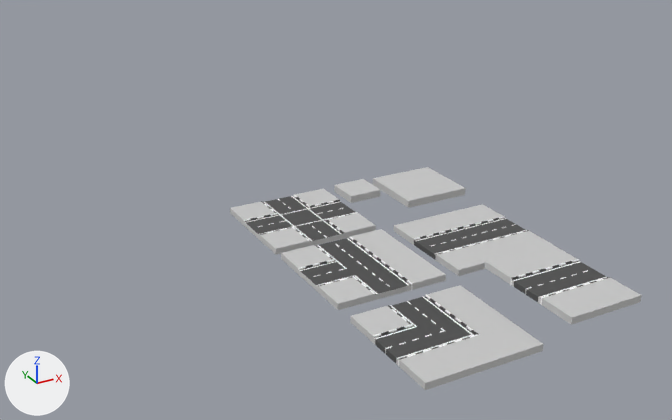
Before and after pictures for a commit that changed the FBX model Trafficking/Assets/ArtAssets/Models/single lane road junction.FBX.
One viewpoint serves both versions: a 50 mm camera at (4.0, -240.0, 75.0) aimed at (107.0, -53.0, -19.0). Every picture has the same lights, and +X, +Y and +Z are marked at lower left. Where no turn or scale is listed for an object, it has been applied to the vertices. Vertices at the same position are counted once.
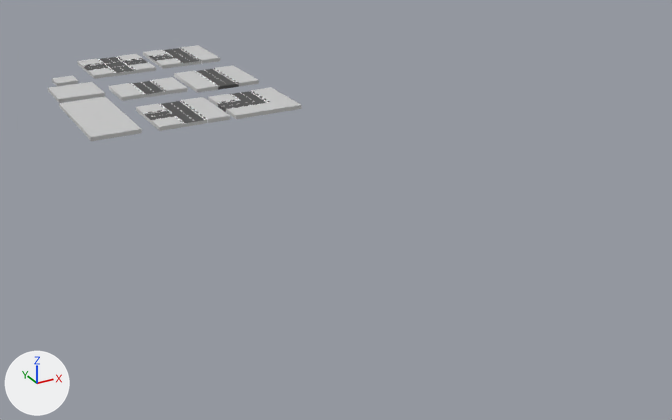
Pixel boxes [x1, y1, x2, y2] of what changed, in the pictures (672 x 420 px):
'Box013', moved
    before: [350, 285, 544, 390]
    after: [208, 87, 302, 119]
'Box166', moved
    before: [281, 229, 446, 310]
    after: [136, 97, 230, 131]
'Box168', mesh turned, moved
    before: [394, 204, 553, 276]
    after: [174, 65, 259, 93]
'Box164', moved
    before: [230, 188, 376, 255]
    after: [77, 54, 156, 79]
'Box169', deleted
    before: [485, 244, 642, 325]
'Box170', moved
    before: [373, 167, 466, 208]
    after: [48, 82, 105, 103]
'Box175', added
    after: [59, 97, 142, 141]
'Box176', added
    after: [143, 45, 220, 69]
'Box173', added
    after: [109, 77, 188, 101]
'Box171', deleted
    before: [334, 179, 380, 203]
'Box174', added
    after: [52, 76, 79, 86]

Patch to the scene script:
```diff
--- a/Trafficking/Assets/ArtAssets/Models/single lane road junction.FBX.py
+++ b/Trafficking/Assets/ArtAssets/Models/single lane road junction.FBX.py
@@ me_mesh_003 @@
 me_mesh_003.from_pydata(...)  # 540 vertices, 1068 faces; spans x -10.5..10.4, y -10.5..10.5, z 0.0..1.2
+# me_mesh_003 part 1: the whole mesh is turned 90 degrees about the z axis through its middle
 me_mesh_003.materials.append(mat_material__114)
@@ ob_box168 @@
 ob_box168 = bpy.data.objects.new('Box168', me_mesh_003)
-ob_box168.location = (101.6, -115.0, 0.0)
+ob_box168.location = (111.9, 37.1, -8.2)
@@ ob_box171 @@
-ob_box171 = bpy.data.objects.new('Box171', me_mesh_006)
@@ ob_box169 @@
-ob_box169 = bpy.data.objects.new('Box169', me_mesh_004)
@@ ob_box164 @@
 ob_box164 = bpy.data.objects.new('Box164', me_mesh_001)
-ob_box164.location = (77.6, -92.3, 0.0)
+ob_box164.location = (88.1, 68.3, -8.2)
@@ ob_box170 @@
 ob_box170 = bpy.data.objects.new('Box170', me_mesh_005)
-ob_box170.location = (106.6, -89.5, 0.0)
+ob_box170.location = (68.1, 43.6, -8.2)
@@ ob_box013 @@
 ob_box013 = bpy.data.objects.new('Box013', me_mesh)
-ob_box013.location = (77.6, -140.6, 0.0)
+ob_box013.location = (111.9, 6.7, -8.2)
@@ ob_box166 @@
 ob_box166 = bpy.data.objects.new('Box166', me_mesh_002)
-ob_box166.location = (77.7, -115.3, 0.0)
+ob_box166.location = (89.4, 7.4, -8.2)
@@ ob_box176 @@
+ob_box176 = bpy.data.objects.new('Box176', me_mesh_008)  # 632 vertices, 1248 faces; spans x -10.5..10.5, y -10.5..10.5, z 0.0..1.2; in mat_material__158 (light grey #cacaca), mat_material__159 (light grey #cacaca), mat_material__160 (light grey #cacaca), mat_material__161 (light grey #cacaca), mat_material__162 (light grey #cacaca), mat_01___default (white #ffffff), mat_material__213 (light grey #cacaca), mat_material__214 (light grey #cacaca), mat_02___default (black #424242), mat_07___default (light grey #cacaca), mat_08___default (light grey #cacaca), mat_15___default (dark grey #4f4f4f)
+ob_box176.location = (111.9, 69.6, -8.2)
@@ ob_box173 @@
+ob_box173 = bpy.data.objects.new('Box173', me_mesh_005_1)  # 376 vertices, 740 faces; spans x -10.5..10.5, y -3.5..10.4, z 0.0..1.2; in mat_material__113 (light grey #cacaca), mat_material__114 (light grey #cacaca), mat_material__115 (light grey #cacaca), mat_material__116 (light grey #cacaca), mat_material__118 (light grey #cacaca), mat_01___default (white #ffffff), mat_material__213 (light grey #cacaca), mat_material__214 (light grey #cacaca), mat_08___default (light grey #cacaca), mat_02___default (black #424242), mat_07___default (light grey #cacaca), mat_15___default (dark grey #4f4f4f)
+ob_box173.location = (88.8, 33.0, -8.2)
@@ ob_box175 @@
+ob_box175 = bpy.data.objects.new('Box175', me_mesh_007)  # a box spanning x -7.0..7.0, y -7.0..27.9, z 0.0..1.2; in mat_08___default (light grey #cacaca)
+ob_box175.location = (67.1, 4.5, -8.2)
@@ ob_box174 @@
+ob_box174 = bpy.data.objects.new('Box174', me_mesh_006_1)  # a box spanning x -7.0..-0.28, y -7.0..-0.28, z 0.0..1.2; in mat_08___default (light grey #cacaca)
+ob_box174.location = (71.8, 61.2, -8.2)
```
